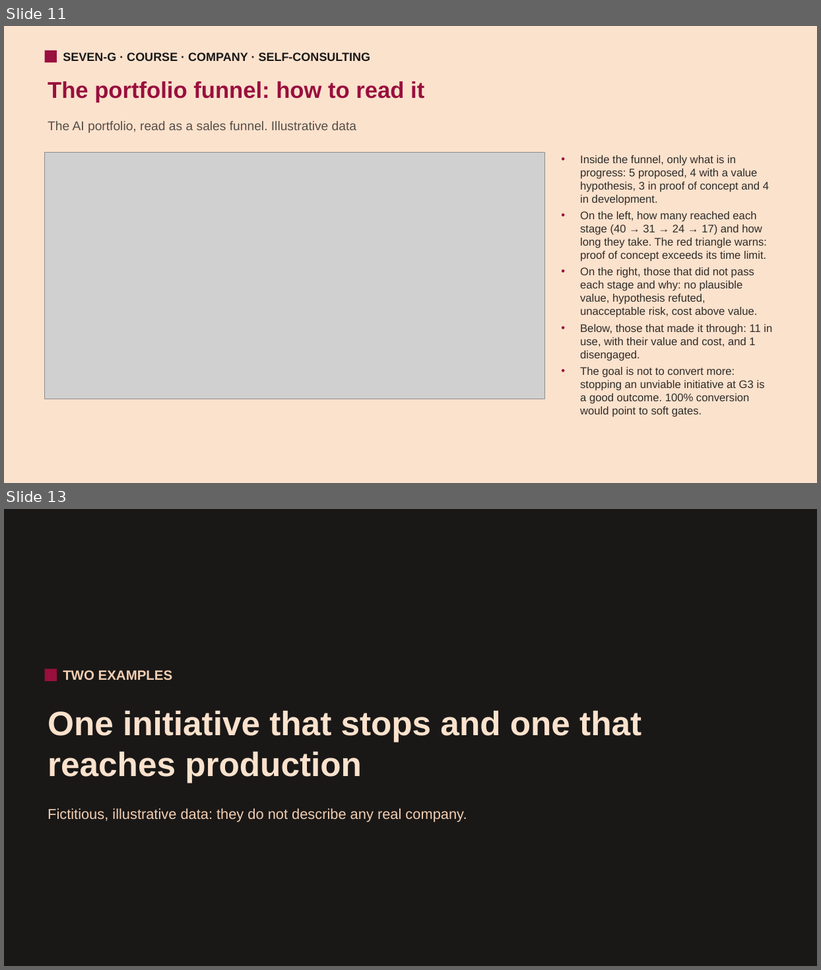
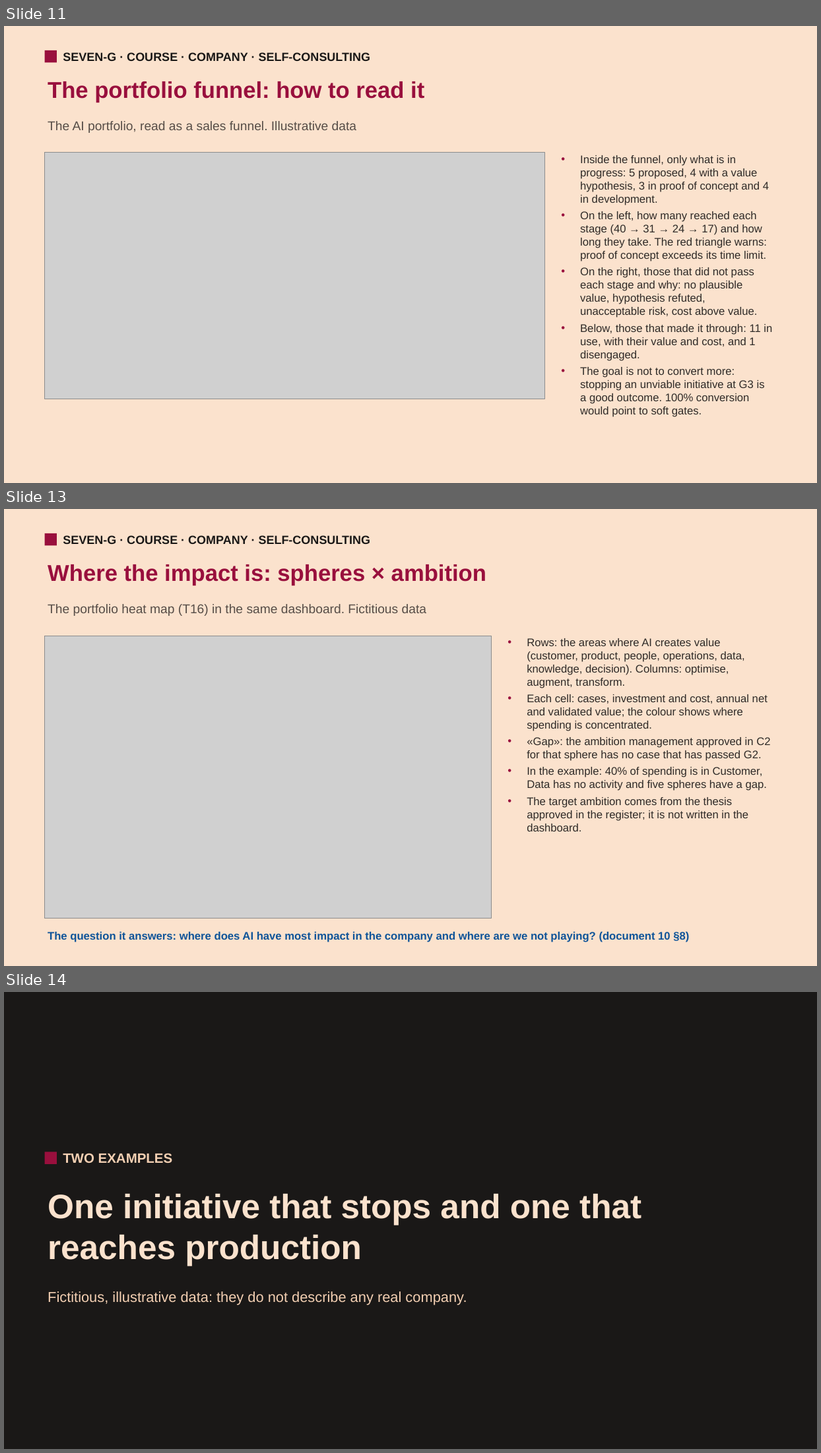
Before and after one commit to seachad/AI_CONSULTING, a slide deck: SEVEN-G/pptx/en/SEVEN-G_Curso_Empresa.pptx. Shown one above the other, each under a label of ours: slides 11 and 13 before the commit, slides 11, 13 and 14 after it; the slides between them are not shown. The pictures are 821x970 and 821x1453 pixels, drawn with LibreOffice and Linux fonts; fonts in the diff are those of the drawing; grey boxes stand for pictures. Boxes give left, top, right and bottom in pixels: in the first picture for what was removed or moved away, otherwise in the second. Text is boxed around its words. In the diff, an @@ line names an element or a change of style, - is before the commit and + after.

Commit message:
Cursos en presentacion: panel con frenos y diapositiva del mapa de impacto

```diff
--- a/SEVEN-G/pptx/en/SEVEN-G_Curso_Empresa.pptx
+++ b/SEVEN-G/pptx/en/SEVEN-G_Curso_Empresa.pptx
@@ slide 13 added at (x1=4, y1=509, x2=817, y2=966), background #FBE2CD @@
@@ rectangle added at (x1=45, y1=533, x2=57, y2=545), fill #990F3D @@
@@ text added at (x1=63, y1=535, x2=371, y2=544), 14 pt, text #1A1817, bold @@
+SEVEN-G · COURSE · COMPANY · SELF-CONSULTING
@@ text added at (x1=48, y1=564, x2=486, y2=586), 27 pt, text #990F3D, bold @@
+Where the impact is: spheres × ambition
@@ text added at (x1=48, y1=604, x2=426, y2=616), 15 pt, text #564D47 @@
+The portfolio heat map (T16) in the same dashboard. Fictitious data
@@ picture added at (x1=45, y1=636, x2=492, y2=919) @@
@@ text added at (x1=527, y1=638, x2=770, y2=832), 13 pt, text #2F2B28 @@
+• Rows: the areas where AI creates value (customer, product, people, operations, data, knowledge, decision). Columns: optimise, augment, transform.
+• Each cell: cases, investment and cost, annual net and validated value; the colour shows where spending is concentrated.
+• «Gap»: the ambition management approved in C2 for that sphere has no case that has passed G2.
+• In the example: 40% of spending is in Customer, Data has no activity and five spheres have a gap.
+• The target ambition comes from the thesis approved in the register; it is not written in the dashboard.
@@ text added at (x1=48, y1=932, x2=689, y2=943), 13 pt, text #0F5499, bold @@
+The question it answers: where does AI have most impact in the company and where are we not playing? (document 10 §8)
@@ what was slide 13 is now slide 14 @@
```
Also in this commit, not shown: 1 slide changed, 14 other files.
